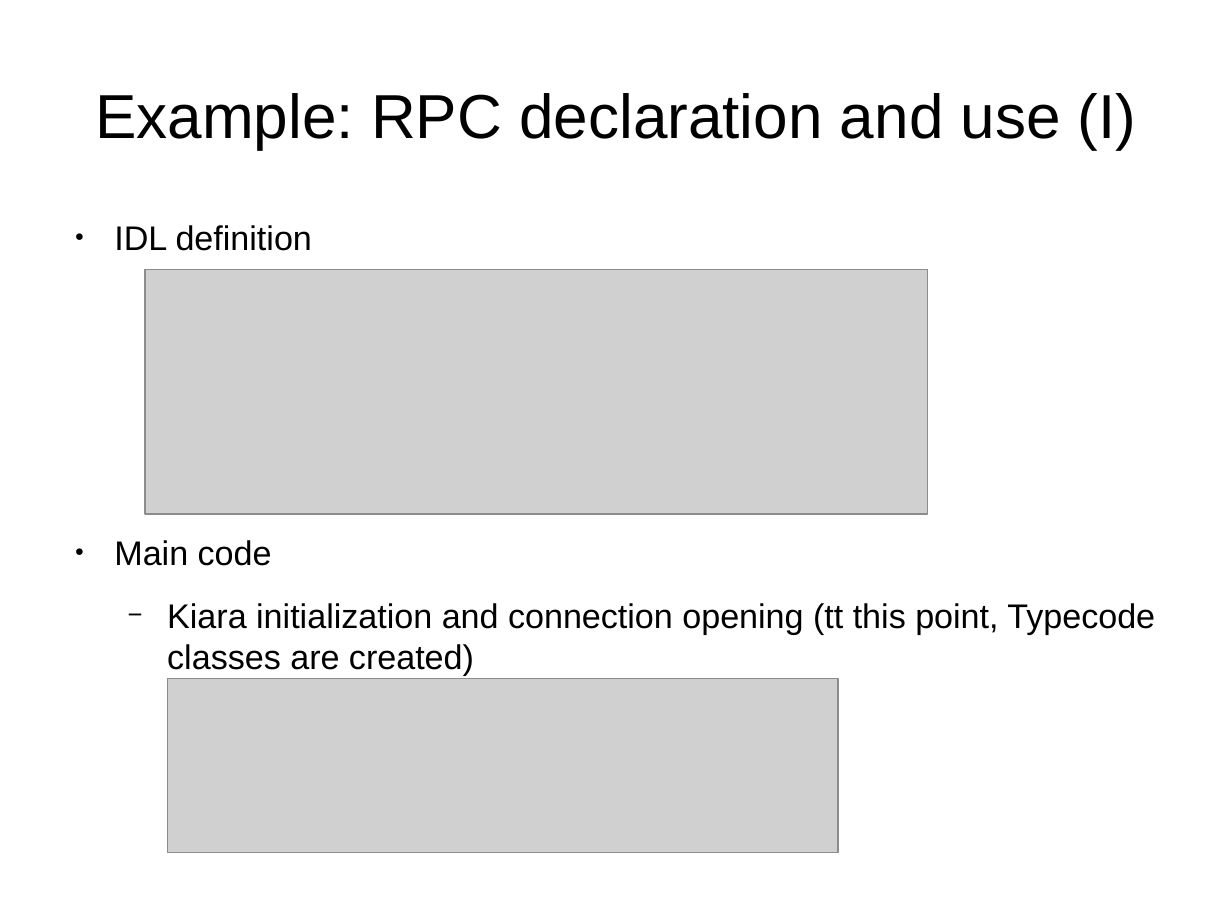
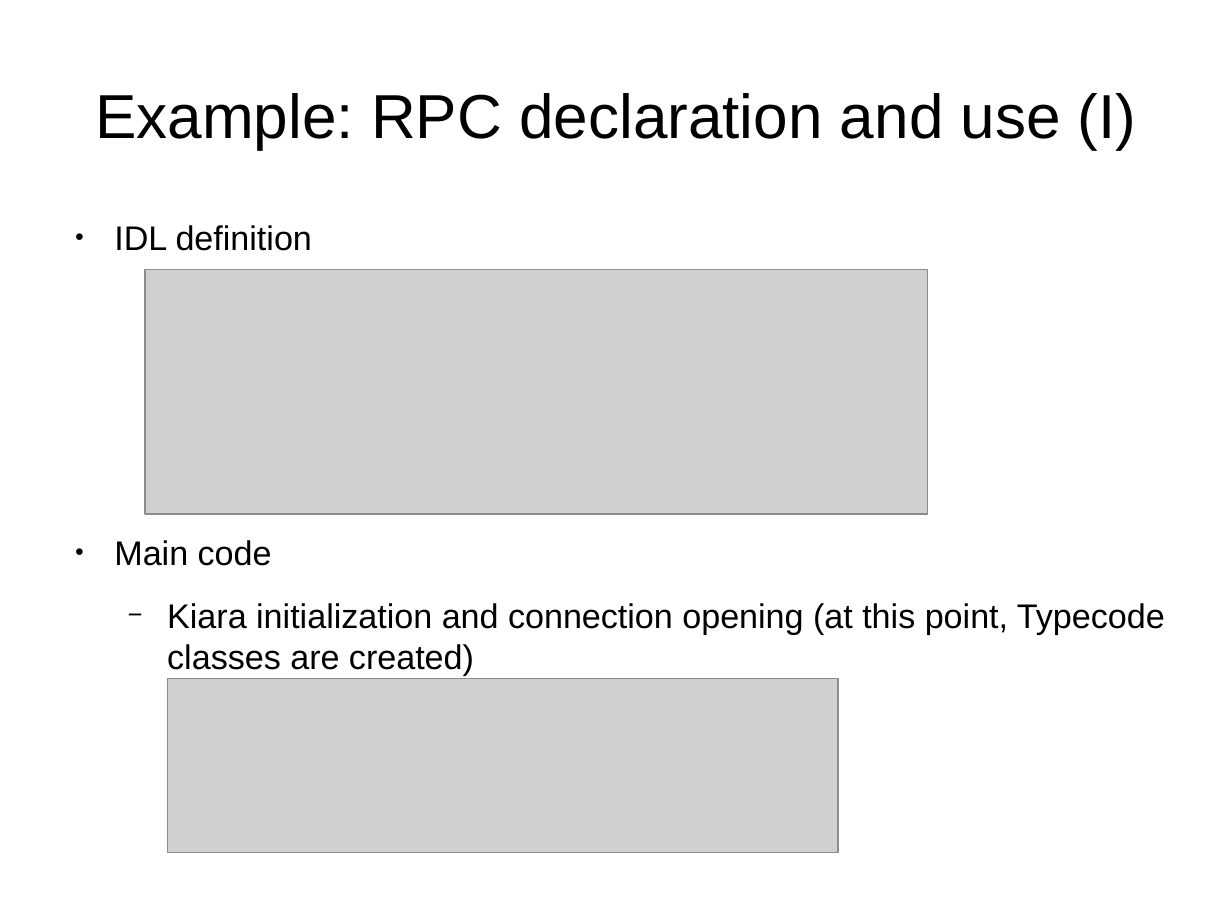
Before and after one commit to eProsima/Dynamic-Fast-Buffers, a slide deck: slide 9 of doc/DynamicFastBuffers.odp. Drawn at 1232x924 pixels with LibreOffice and Linux fonts; fonts in the diff are those of the drawing; grey boxes stand for pictures. Boxes give left, top, right and bottom in pixels: in the first picture for what was removed or moved away, otherwise in the second. Text is boxed around its words. In the diff, an @@ line names an element or a change of style, - is before the commit and + after.

```diff
--- a/doc/DynamicFastBuffers.odp
+++ b/doc/DynamicFastBuffers.odp
@@ text at bbox=[167, 603, 1165, 675]: text changed @@
-  − Kiara initialization and connection opening (tt this point, Typecode classes are created)
+  − Kiara initialization and connection opening (at this point, Typecode classes are created)
```
